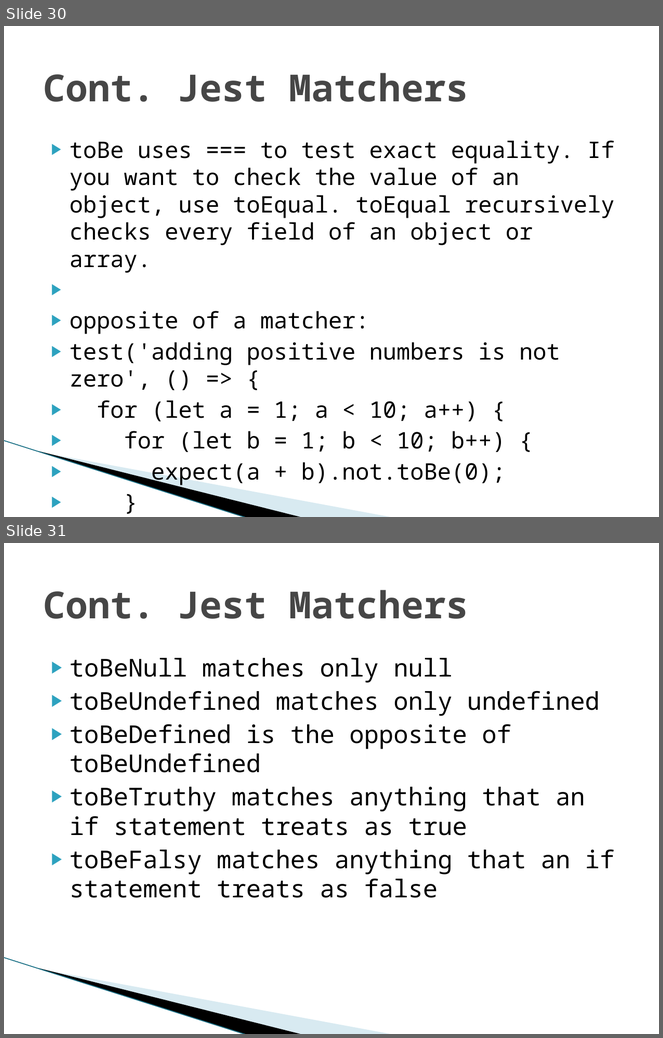
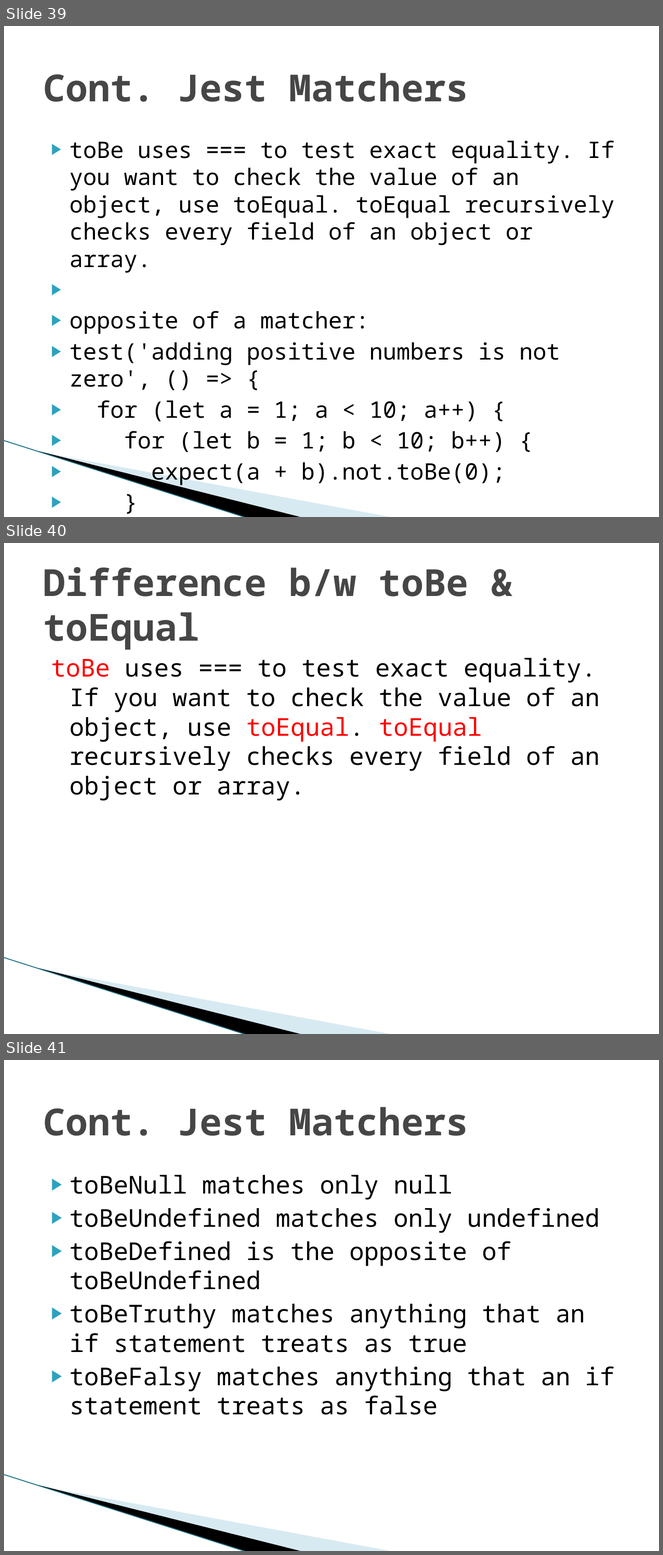
Before and after one commit to vsingh-techracers/sample-redux-app, a slide deck: Jest-presentation.pptx. Shown one above the other, each under a label of ours: slides 30 and 31 before the commit, slides 39, 40 and 41 after it. The pictures are 663x1038 and 663x1555 pixels, drawn with LibreOffice and Linux fonts; fonts in the diff are those of the drawing; background and template pictures are left out. Boxes give left, top, right and bottom in pixels: in the first picture for what was removed or moved away, otherwise in the second. Text is boxed around its words. In the diff, an @@ line names an element or a change of style, - is before the commit and + after.

```diff
--- a/Jest-presentation.pptx
+++ b/Jest-presentation.pptx
@@ slide 40 added at [4,543,659,1034], background #FFFFFF; not listed: 3 template elements that a slide beside it also shows @@
@@ title added at [43,567,468,650], 41 pt, text #464646, bold @@
+Difference b/w toBe & toEqual
@@ text added at [51,658,600,801], 27 pt, text #000000 @@
+toBe uses === to test exact equality. If you want to check the value of an object, use toEqual. toEqual recursively checks every field of an object or array.
@@ what was slide 30 is now slide 39 @@
@@ what was slide 31 is now slide 41 @@
```
Also in this commit, not shown: 1 slide changed, 15 other slides added.
